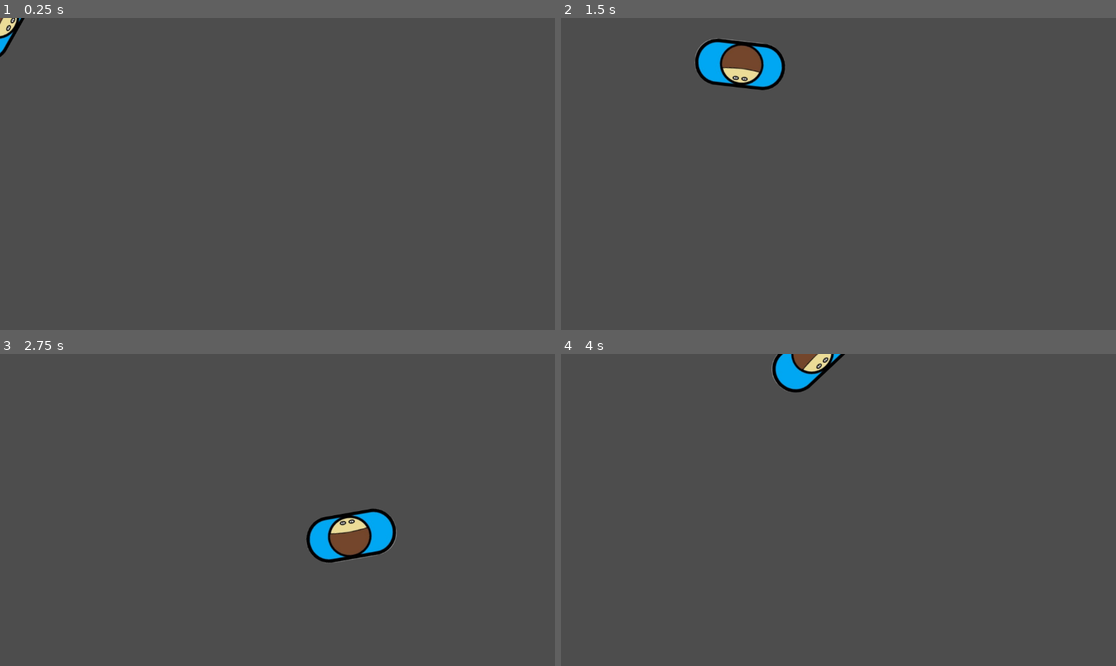
Above: before the commit, frames 1-4 (two rows, left to right).
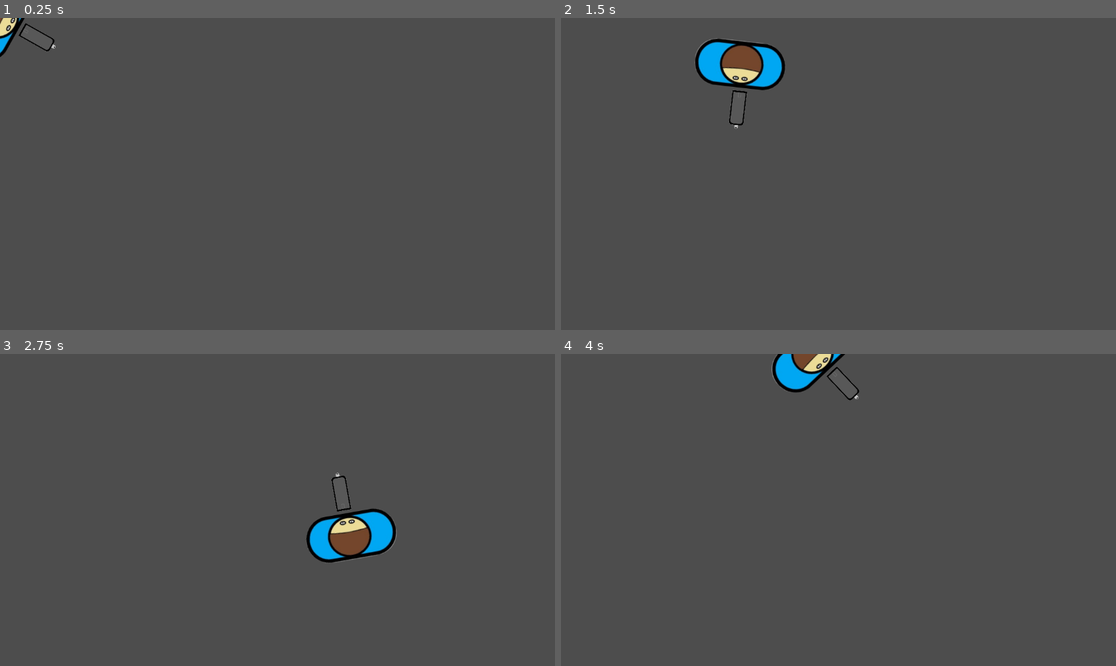
Above: after the commit, the same moments.

Repository: 18teasi/EPQ-Artifact-IT
Game: Godot game, scene res://Assets/testing scene.tscn
Same seed, same stepped clock (60 frames per second), same inputs: the game is played once before the commit and once after it.
Inputs (mouse positions are in pixels of both pictures, inside the frame that each line leads up to):
- Up to frame 1 (0.25 s): no input
- Up to frame 2 (1.5 s): tap Enter at 0.5 s; move the mouse to (960, 158) at 0.52 s; press the mouse at (960, 158) at 0.53 s; hold D (MoveRight) 0.53-1.28 s; move the mouse to (727, 189) at 1.27 s; release the mouse at (727, 189) at 1.28 s; hold S (MoveDown) from 1.28 s (still down); click (727, 189) at 1.35 s
- Up to frame 3 (2.75 s): move the mouse to (333, 441) at 2.02 s; release S (MoveDown) at 2.03 s; press the mouse at (333, 441) at 2.03 s; hold D (MoveRight) from 2.03 s (still down)
- Up to frame 4 (4 s): move the mouse to (810, 572) at 2.77 s; release D (MoveRight) at 2.78 s; release the mouse at (810, 572) at 2.78 s; hold W (MoveUp) 2.78-3.53 s; click (810, 572) at 2.85 s; move the mouse to (1005, 556) at 3.52 s; press the mouse at (1005, 556) at 3.53 s; hold A (MoveLeft) from 3.53 s (still down)

The runs differ from the first frame. In frame 1, less than 0.1% of the frame differs, in the area x 3-11%, y 1-11%; in frame 2, less than 0.1%, in the area x 30-34%, y 23-36%; in frame 3, less than 0.1%; in frame 4, less than 0.1%.
Error after the commit: Parse Error: Expected indented block after function declaration. (res://Assets/Projectiles/bullet.gd:10)

Commit message:
began gun functionality
Began adding functionality for primary fire of pistol

Diff:
--- a/EPQ Godot project/Assets/Characters/Basic man.gd
+++ b/EPQ Godot project/Assets/Characters/Basic man.gd
@@ -1,10 +1,17 @@
 extends Node2D
-
+var weapon = 0
 const SPEED = 500
+var can_primary_fire = true
+var bullet_scene = preload("res://Assets/Projectiles/bullet.tscn")
 # Called when the node enters the scene tree for the first time.
 func _ready():
 	pass # Replace with function body.
 
+func on_player_primary_fire():
+	print ("Fire")
+#	var bullet = bullet_scene.instantiate()
+#	add_child(bullet)
+#	bullet.position = $"Bullet spawn".position
 
 # Called every frame. 'delta' is the elapsed time since the previous frame.
 func _process(delta):
@@ -13,10 +20,19 @@
 	var direction = Input.get_vector("MoveLeft","MoveRight","MoveUp","MoveDown")
 	position += direction * SPEED * delta
 
+
 	#player facing code
 	look_at(get_global_mouse_position())
 
 
 	#primary fire input
-	if Input.is_action_just_pressed("PrimaryFire"):
-		print("fire")
+	if Input.is_action_pressed("PrimaryFire") and can_primary_fire:
+
+		on_player_primary_fire()
+		can_primary_fire = false
+		$"Primary fire cooldown".start()
+
+
+
+func _on_primary_fire_cooldown_timeout():
+	can_primary_fire = true
--- a/EPQ Godot project/Assets/Characters/Basic man.tscn
+++ b/EPQ Godot project/Assets/Characters/Basic man.tscn
@@ -1,7 +1,8 @@
-[gd_scene load_steps=4 format=3 uid="uid://ds1tmma5uj383"]
+[gd_scene load_steps=5 format=3 uid="uid://ds1tmma5uj383"]
 
 [ext_resource type="Texture2D" uid="uid://cmp3ihw1yqnm7" path="res://Assets/PNGs/Basic man.png" id="1_j1m28"]
 [ext_resource type="Script" path="res://Assets/Characters/Basic man.gd" id="1_x4yvj"]
+[ext_resource type="Texture2D" uid="uid://cacfcwom6prra" path="res://Assets/PNGs/Game Weapon Pistol.png" id="3_njyue"]
 
 [sub_resource type="RectangleShape2D" id="RectangleShape2D_a2wqv"]
 size = Vector2(200, 112)
@@ -19,3 +20,18 @@
 [node name="CollisionShape2D" type="CollisionShape2D" parent="."]
 rotation = 1.5708
 shape = SubResource("RectangleShape2D_a2wqv")
+
+[node name="GameWeaponPistol" type="Sprite2D" parent="."]
+position = Vector2(88, 0)
+rotation = 1.57079
+scale = Vector2(0.228393, 0.230058)
+texture = ExtResource("3_njyue")
+
+[node name="Bullet spawn" type="Marker2D" parent="."]
+position = Vector2(126, -3)
+
+[node name="Primary fire cooldown" type="Timer" parent="."]
+wait_time = 0.5
+one_shot = true
+
+[connection signal="timeout" from="Primary fire cooldown" to="." method="_on_primary_fire_cooldown_timeout"]
--- /dev/null
+++ b/EPQ Godot project/Assets/Projectiles/bullet.gd
@@ -0,0 +1,15 @@
+extends Area2D
+
+
+# Called when the node enters the scene tree for the first time.
+func _ready():
+	pass # Replace with function body.
+
+
+# Called every frame. 'delta' is the elapsed time since the previous frame.
+func _process(delta):
+
+
+
+func _on_child_entered_tree(node):
+	pass # Replace with function body.
--- /dev/null
+++ b/EPQ Godot project/Assets/Projectiles/bullet.tscn
@@ -0,0 +1,21 @@
+[gd_scene load_steps=4 format=3 uid="uid://cyrm1c8l6dcd6"]
+
+[ext_resource type="Texture2D" uid="uid://c1o26a1vq41s0" path="res://Assets/PNGs/Bullet.png" id="1_nktti"]
+[ext_resource type="Script" path="res://Assets/Projectiles/bullet.gd" id="1_vt613"]
+
+[sub_resource type="CapsuleShape2D" id="CapsuleShape2D_q11mv"]
+radius = 3.0
+height = 16.0
+
+[node name="Bullet" type="Area2D"]
+script = ExtResource("1_vt613")
+
+[node name="Bullet" type="Sprite2D" parent="."]
+position = Vector2(3.8147e-06, -3.8147e-06)
+scale = Vector2(0.0585106, 0.0585106)
+texture = ExtResource("1_nktti")
+
+[node name="CollisionShape2D" type="CollisionShape2D" parent="."]
+shape = SubResource("CapsuleShape2D_q11mv")
+
+[connection signal="child_entered_tree" from="." to="." method="_on_child_entered_tree"]
--- a/EPQ Godot project/Assets/testing scene.tscn
+++ b/EPQ Godot project/Assets/testing scene.tscn
@@ -1,7 +1,12 @@
-[gd_scene load_steps=2 format=3 uid="uid://bjqqktvu5j6qr"]
+[gd_scene load_steps=3 format=3 uid="uid://bjqqktvu5j6qr"]
 
 [ext_resource type="PackedScene" uid="uid://ds1tmma5uj383" path="res://Assets/Characters/Basic man.tscn" id="1_4d570"]
+
+[sub_resource type="SpriteFrames" id="SpriteFrames_rp3no"]
 
 [node name="Node2D" type="Node2D"]
 
 [node name="BasicMan" parent="." instance=ExtResource("1_4d570")]
+
+[node name="AnimatedSprite2D" type="AnimatedSprite2D" parent="."]
+sprite_frames = SubResource("SpriteFrames_rp3no")
Binary file added: EPQ Godot project/Assets/PNGs/Basic man hand.png
Not shown, added: EPQ Godot project/Assets/PNGs/Basic man hand.png.import
Binary file added: EPQ Godot project/Assets/PNGs/Bullet.png
Not shown, added: EPQ Godot project/Assets/PNGs/Bullet.png.import
Binary file added: EPQ Godot project/Assets/PNGs/Game Weapon Pistol.png
Not shown, added: EPQ Godot project/Assets/PNGs/Game Weapon Pistol.png.import
Not shown, removed: .gitattributes
